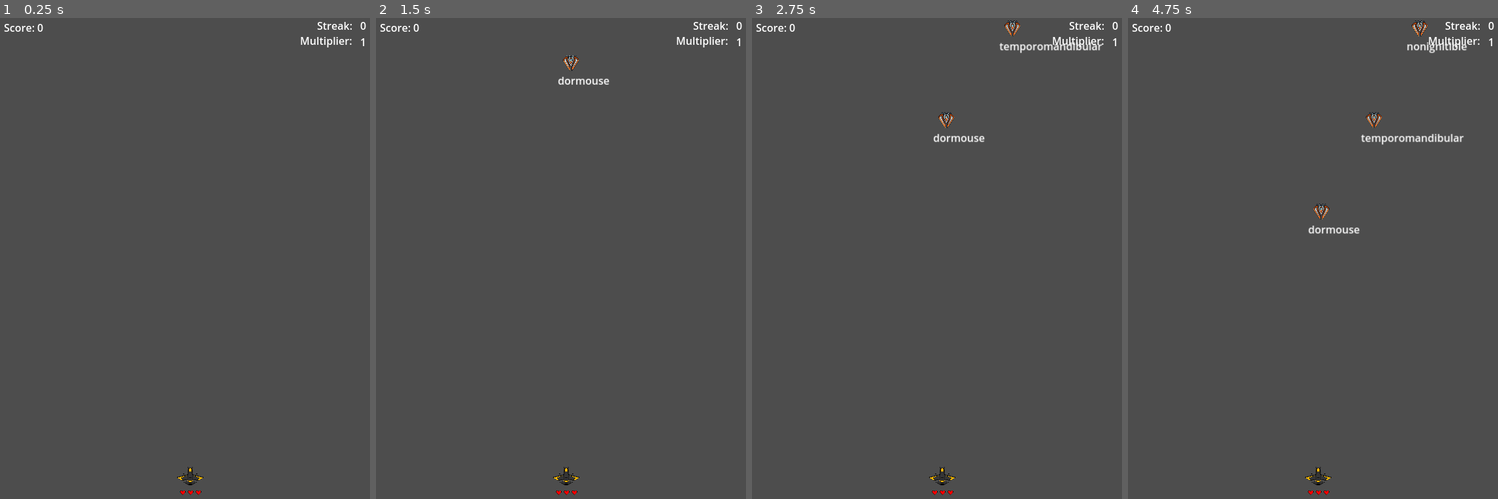
Above: before the commit, frames 1-4 (left to right).
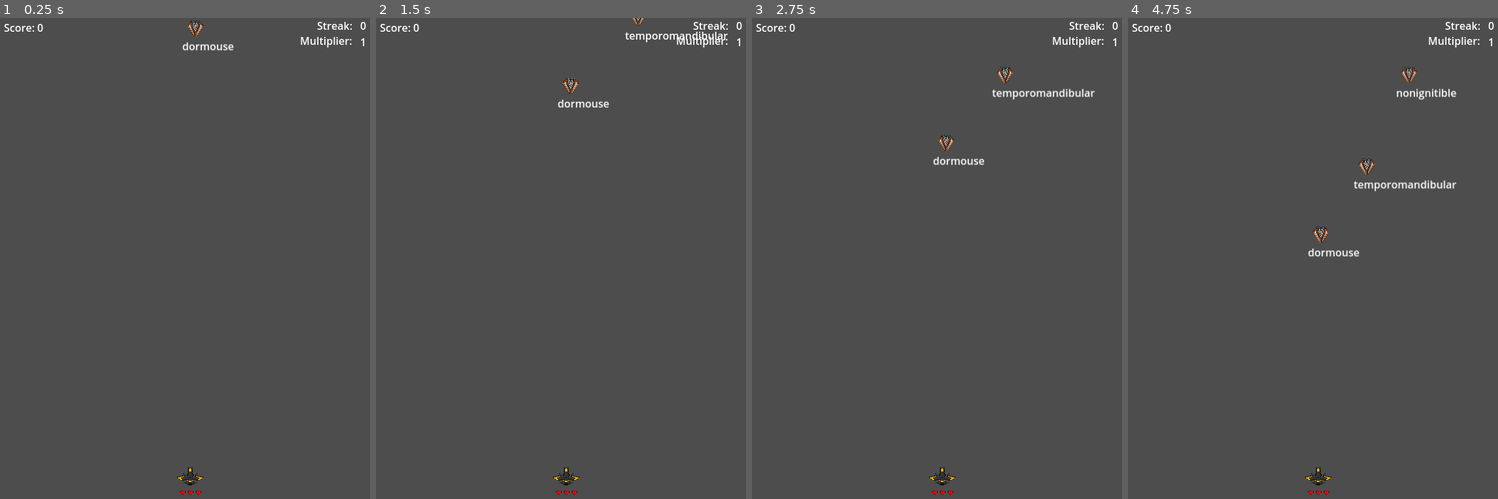
Above: after the commit, the same moments.

Repository: emilabraham/SimpleType
Game: Godot game, scene res://main.tscn
The game is run twice, just before and just after one commit, with the same random seed, the same clock (stepped at 60 frames per second) and the same inputs. The engine's default icon, where the game draws it, is replaced by a stand-in: a white triangle on a blue panel in a dark square.
Inputs:
- Up to frame 1 (0.25 s): no input
- Up to frame 2 (1.5 s): tap Enter at 0.5 s
- Up to frame 3 (2.75 s): no input
- Up to frame 4 (4.75 s): no input

The runs differ from the first frame. In frame 1, 0.2% of the frame differs, in the area x 49-64%, y 0-7%; in frame 2, 0.6%; in frame 3, 1.1%; in frame 4, 1.6%, in the area x 48-92%, y 0-50%.

Commit message:
move map related stuff to MapState

Diff:
--- a/MapState.gd
+++ b/MapState.gd
@@ -1,9 +1,15 @@
 extends Node
+
+signal emit_spawn
 
 var game_data = {}
 var level_index = 0
 var map_index = -1
 var map
+var waiting_for_screen_clear = false
+var time_start = 0
+var time_now = 0
+var time_index = 0
 
 # Called when the node enters the scene tree for the first time.
 func _ready():
@@ -11,7 +17,27 @@
 
 # Called every frame. 'delta' is the elapsed time since the previous frame.
 func _process(_delta):
-	pass
+	if (!waiting_for_screen_clear):
+		pass_time()
+	else:
+		check_to_load_next_level()
+
+func pass_time():
+	time_now = Time.get_unix_time_from_system()
+	var time_elapsed = round(time_now - time_start)
+	if (time_elapsed > time_index):
+		time_index = time_elapsed
+		increment_map_index()
+
+func check_to_load_next_level():
+	if get_tree().get_nodes_in_group("enemies").size() == 0:
+		load_next_level()
+		waiting_for_screen_clear = false
+
+func load_next_level():
+	get_next_level()
+	time_start = Time.get_unix_time_from_system()
+	time_index = 0
 
 func load_game_data():
 	var filename = "res://game_data.txt"
@@ -40,4 +66,4 @@
 	map_index = map_index + 1
 	if (map_index < map.size()):
 		current_spawn = map[map_index]
-	return current_spawn
+	emit_spawn.emit(current_spawn)
--- a/main.gd
+++ b/main.gd
@@ -13,47 +13,21 @@
 # Called when the node enters the scene tree for the first time.
 func _ready():
 	$MapState.load_game_data()
-	load_next_level()
-	time_start = Time.get_unix_time_from_system()
+	$MapState.get_next_level()
+	#load_next_level()
+	#time_start = Time.get_unix_time_from_system()
 	$HUD.emit_highest_score.connect($GameOver._on_update_highest_score)
 
 # Called every frame. 'delta' is the elapsed time since the previous frame.
 func _process(_delta):
-	if (!waiting_for_screen_clear):
-		pass_time()
-	else:
-		check_to_load_next_level()
-
-func check_to_load_next_level():
-	if get_tree().get_nodes_in_group("enemies").size() == 0:
-		load_next_level()
-		waiting_for_screen_clear = false
-
-func load_next_level():
-	$MapState.get_next_level()
-	time_start = Time.get_unix_time_from_system()
-	time_index = 0
-
-# Keep the in-game time updated
-func pass_time():
-	time_now = Time.get_unix_time_from_system()
-	var time_elapsed = round(time_now - time_start)
-	if (time_elapsed > time_index):
-		time_index = time_elapsed
-		increment_map_index()
-
-# increment the map index and then spawn the new enemy
-func increment_map_index():
-	var current_spawn = $MapState.increment_map_index()
-	if (current_spawn != null):
-		choose_spawn(current_spawn)
+	pass
 
 func choose_spawn(current_spawn):
 	match current_spawn:
 		ENEMY_1:
 			spawn_enemy1()
 		END_LEVEL:
-			waiting_for_screen_clear = true
+			$MapState.waiting_for_screen_clear = true
 		_:
 			pass
 
@@ -78,3 +52,8 @@
 		if child.name != "GameOver":
 			child.queue_free()
 	$GameOver.visible = true
+
+
+func _on_map_state_emit_spawn(emitted_spawn):
+	if (emitted_spawn != null):
+		choose_spawn(emitted_spawn)
--- a/main.tscn
+++ b/main.tscn
@@ -71,3 +71,4 @@
 script = ExtResource("9_2x0os")
 
 [connection signal="game_over" from="Ship/Healthbar" to="." method="_on_healthbar_game_over"]
+[connection signal="emit_spawn" from="MapState" to="." method="_on_map_state_emit_spawn"]
--- a/project.godot
+++ b/project.godot
@@ -12,7 +12,7 @@
 
 config/name="Simple Type"
 run/main_scene="res://main.tscn"
-config/features=PackedStringArray("4.2", "Forward Plus")
+config/features=PackedStringArray("4.3", "Forward Plus")
 config/icon="res://assets/icon.svg"
 
 [display]
